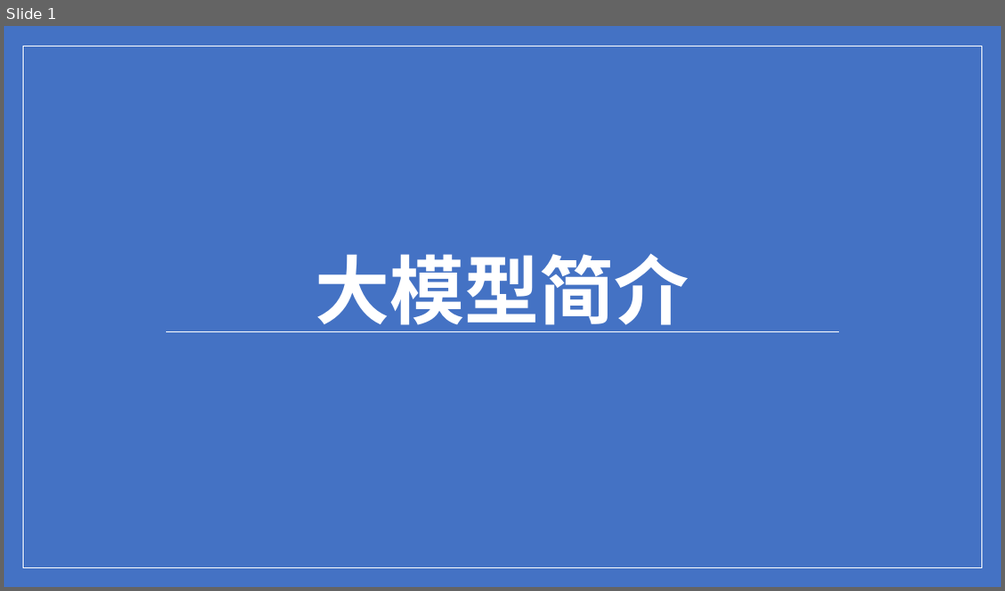
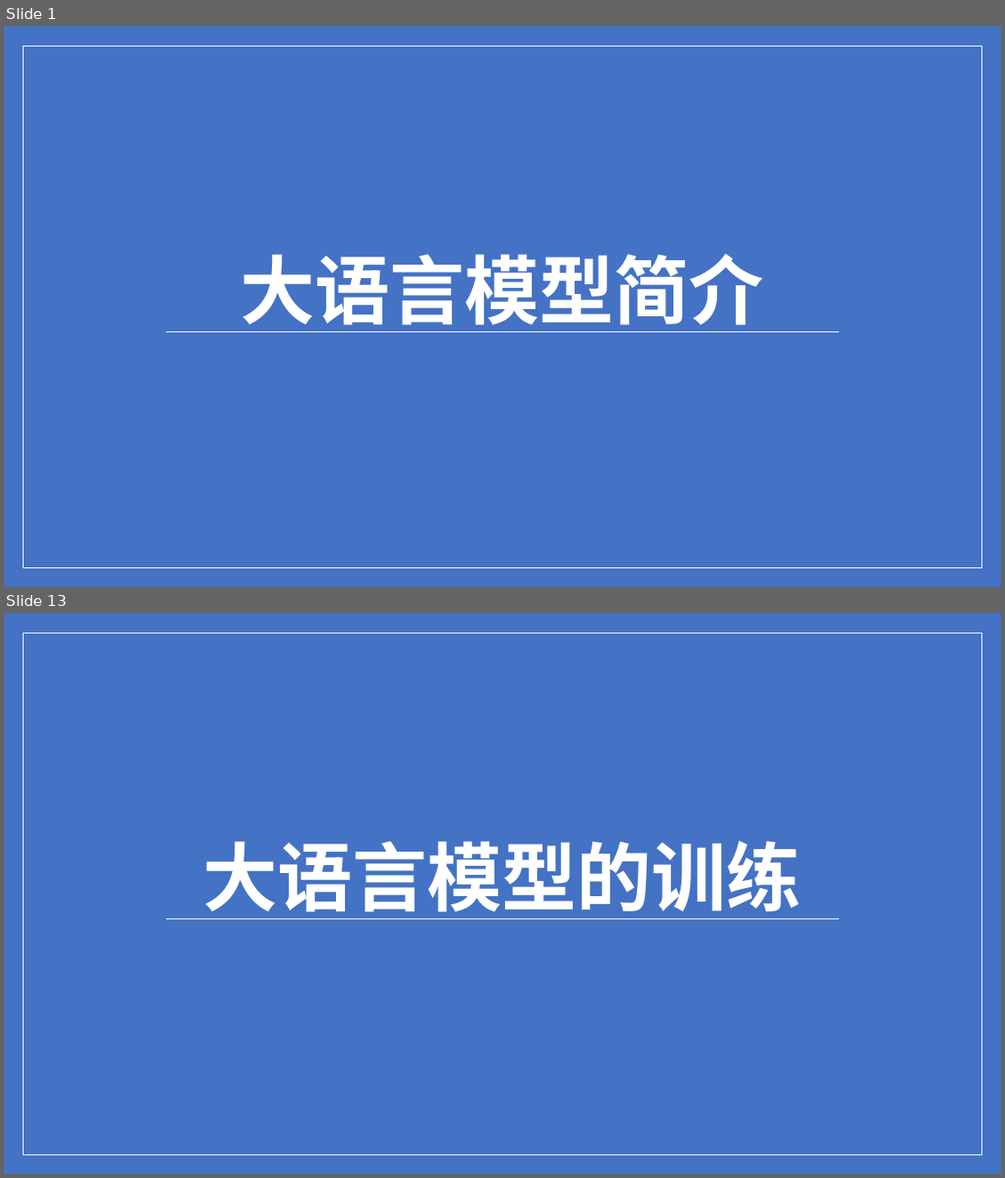
Before and after one commit to ylsdamxssjxxdd/eva, a slide deck: utils/软件介绍.pptx. Shown one above the other, each under a label of ours: slide 1 before the commit, slides 1 and 13 after it; the slides between them are not shown. The pictures are 1005x591 and 1005x1178 pixels, drawn with LibreOffice and Linux fonts; fonts in the diff are those of the drawing. Boxes give left, top, right and bottom in pixels: in the first picture for what was removed or moved away, otherwise in the second. Text is boxed around its words. In the diff, an @@ line names an element or a change of style, - is before the commit and + after.

```diff
--- a/utils/软件介绍.pptx
+++ b/utils/软件介绍.pptx
@@ slide 13 added at [4, 613, 1001, 1174], background #4472C4; not listed: 2 template elements that a slide beside it also shows @@
@@ title added at [203, 841, 801, 919], 72 pt, text #FFFFFF, bold @@
+大语言模型的训练
@@ slide 1 changed as well @@
@@ title at [241, 253, 764, 332]: text changed @@
-大模型简介
+大语言模型简介
```
Also in this commit, not shown: 4 other slides changed, 8 other slides added, 2 slides removed, 8 other files.
